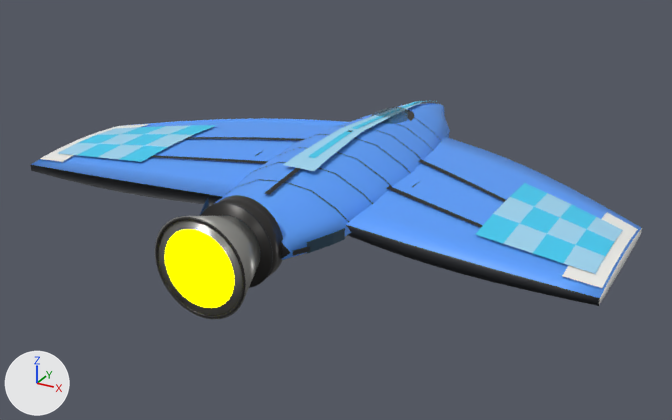
Renders of the glTF model ShipModelDemo_JS/Ship_ManraRay_190663.glb from each side of a commit.
Camera for both pictures: a 50 mm lens placed at (5.5, -10.68, 4.53), pointed at (-0.01, -0.67, -0.48). Lighting does not change. The marker at lower left points along +X, +Y and +Z. The older version comes first. Where no turn or scale is listed for an object, it has been applied to the vertices.

The older version as bpy lines, for what is in view:
```python
ob_engineemitter = bpy.data.objects.new('EngineEmitter', me_engineemitter)
ob_engineemitter.location = (0.0, 0.0, 0.0)
ob_fuselage_centralrayhull_facetedaerobody = bpy.data.objects.new('Fuselage_CentralRayHull_FacetedAeroBody', me_fuselage_centralrayhull_facetedaerobody_mesh)
ob_fuselage_centralrayhull_facetedaerobody.location = (0.0, 0.0, 0.0)
ob_paintouterchecker_right_01_01_top = bpy.data.objects.new('PaintOuterChecker_Right_01_01_Top', me_paintouterchecker_right_01_01_top_mesh)
ob_paintouterchecker_right_01_01_top.location = (0.0, 0.0, 0.0)
ob_paintouterchecker_right_02_02_top = bpy.data.objects.new('PaintOuterChecker_Right_02_02_Top', me_paintouterchecker_right_02_02_top_mesh)
ob_paintouterchecker_right_02_02_top.location = (0.0, 0.0, 0.0)
ob_paintouterchecker_right_03_01_top = bpy.data.objects.new('PaintOuterChecker_Right_03_01_Top', me_paintouterchecker_right_03_01_top_mesh)
ob_paintouterchecker_right_03_01_top.location = (0.0, 0.0, 0.0)
ob_paintouterchecker_right_03_03_top = bpy.data.objects.new('PaintOuterChecker_Right_03_03_Top', me_paintouterchecker_right_03_03_top_mesh)
ob_paintouterchecker_right_03_03_top.location = (0.0, 0.0, 0.0)
ob_paintouterchecker_right_04_02_top = bpy.data.objects.new('PaintOuterChecker_Right_04_02_Top', me_paintouterchecker_right_04_02_top_mesh)
ob_paintouterchecker_right_04_02_top.location = (0.0, 0.0, 0.0)
ob_wing_left_mantaaerofoil = bpy.data.objects.new('Wing_Left_MantaAerofoil', me_wing_left_mantaaerofoil_mesh)
ob_wing_left_mantaaerofoil.location = (0.0, 0.0, 0.0)
ob_wing_right_mantaaerofoil = bpy.data.objects.new('Wing_Right_MantaAerofoil', me_wing_right_mantaaerofoil_mesh)
ob_wing_right_mantaaerofoil.location = (0.0, 0.0, 0.0)
# also in view: 'EngineBell_CentralMainRocketNozzle' at (0.0, -3.32, 0.0); 'PaintOuterChecker_Right_01_02_Top' at (2.52, -0.95, 0.17); 'WingTipTrim_Right_HardCutOuterPlate_Top' at (3.64, -1.19, 0.07); 'PaintOuterChecker_Right_02_01_Top' at (2.87, -1.57, 0.14); 'PaintOuterChecker_Right_04_01_Top' at (3.55, -1.68, 0.09)
```
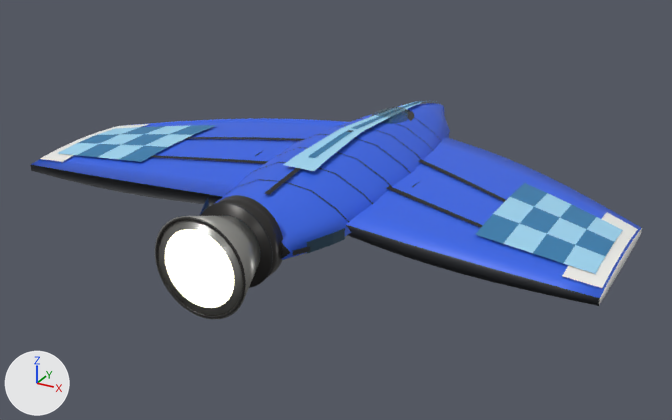
Pixel boxes (x1, y1, x2, y2) of what changed, in the pictures (672 x 420 px):
'Wing_Right_MantaAerofoil', recoloured: (346, 137, 642, 301) in both
'Fuselage_CentralRayHull_FacetedAeroBody', recoloured: (214, 103, 450, 260) in both
'Wing_Left_MantaAerofoil', recoloured: (31, 118, 348, 204) in both
'EngineEmitter', recoloured (yellow to beige): (165, 229, 234, 308) in both
'PaintOuterChecker_Right_01_01_Top', recoloured (cyan to blue): (475, 214, 519, 243) in both
'PaintOuterChecker_Right_03_01_Top', recoloured (cyan to blue): (533, 234, 575, 263) in both
'PaintOuterChecker_Right_02_02_Top', recoloured (cyan to blue): (520, 207, 560, 234) in both
'PaintOuterChecker_Right_04_02_Top', recoloured (cyan to blue): (576, 229, 614, 256) in both
'PaintOuterChecker_Right_03_03_Top', recoloured (cyan to blue): (560, 205, 596, 229) in both
'PaintOuterChecker_Right_01_03_Top', recoloured (cyan to blue): (510, 183, 547, 206) in both
'PaintOuterChecker_Left_01_01_Top', recoloured (cyan to blue): (119, 146, 167, 162) in both
'PaintDorsalSweep_SecondaryNeedleLine', recoloured: (308, 101, 425, 158) in both
'PaintOuterChecker_Left_03_01_Top', recoloured (cyan to blue): (78, 144, 120, 157) in both
'PaintOuterChecker_Left_02_02_Top', recoloured (cyan to blue): (122, 134, 168, 146) in both
'PaintOuterChecker_Left_01_03_Top', recoloured (cyan to blue): (171, 125, 216, 135) in both
'PaintOuterChecker_Left_04_02_Top', recoloured (cyan to blue): (78, 134, 120, 144) in both
'PaintOuterChecker_Left_03_03_Top', recoloured (cyan to blue): (123, 126, 165, 134) in both

The edits, one by one:
Material 'Ship_MantaRayFamily_ShieldRay_clipped_ray_checkered_outer_wings_Seed190663_Hull_Main_FullBlueWithLightblueDetails' (mat_ship_mantarayfamily_shieldray_clipped_ray_checkered_outer_wings_seed190663_hull_main_fullbluewithlightbluedetails) changes colour from blue #5aa0ff to blue #3465e9; in linear values from (0.102, 0.352, 1.0) to (0.0342, 0.129, 0.812).
Material 'Ship_MantaRayFamily_ShieldRay_clipped_ray_checkered_outer_wings_Seed190663_Paint_Secondary_FullBlueWithLightblueDetails' (mat_ship_mantarayfamily_shieldray_clipped_ray_checkered_outer_wings_seed190663_paint_secondary_fullbluewithlightbluedetails) changes colour from cyan #3fcef6 to blue #357fb1; in linear values from (0.05, 0.62, 0.92) to (0.0354, 0.211, 0.438).
Material 'EngineGlow.003' (mat_engineglow_003) is new.
Its base color is (0.0, 0.0, 0.0) (black #000000).
Its metallic is 1.0.
Its roughness is 1.0.
Its emission color is (1.0, 0.919, 0.645) (beige #fff6d2).
Its emission strength is 3.1.
me_engineemitter has 48 vertices, 46 faces and spans x -0.453..0.453, y -3.689, z -0.453..0.453.
me_engineemitter no longer uses material mat_engineglow (black #000000, glowing yellow #ffff00).
me_engineemitter gains material mat_engineglow_003 (black #000000, glowing beige #fff6d2).
